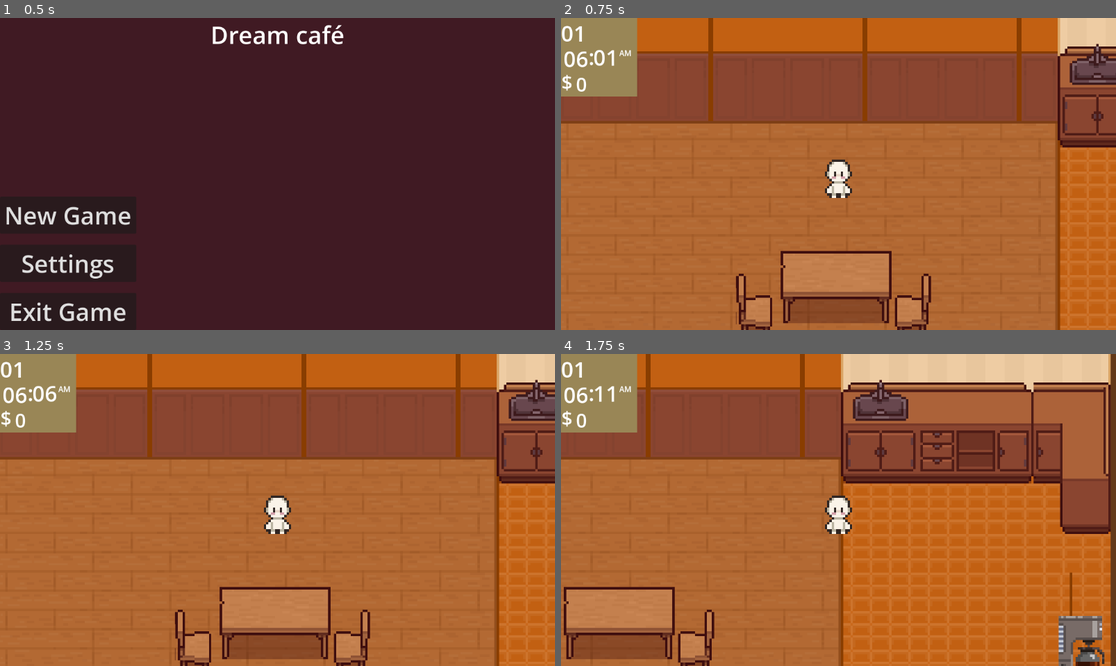
Above: before the commit, frames 1-4 (two rows, left to right).
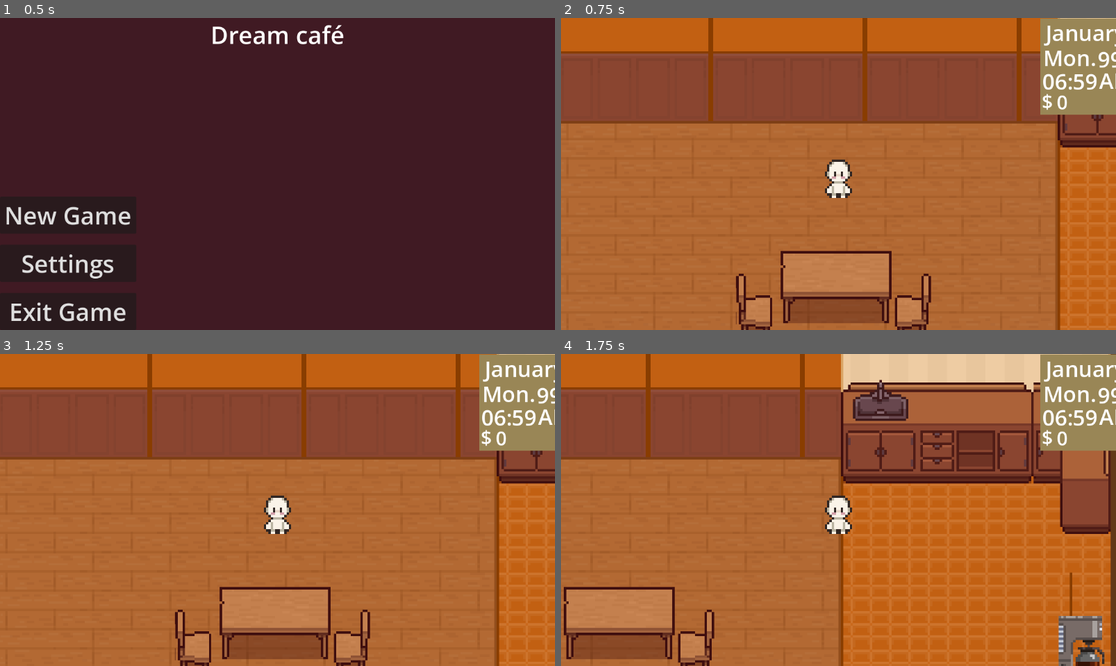
Above: after the commit, the same moments.

Repository: Jose-Prince/UVG-Tesis-Game
Game: Godot game, scene res://Scenes/title_screen.tscn
Same seed, same stepped clock (60 frames per second), same inputs: the game is played once before the commit and once after it.
Inputs (mouse positions are in pixels of both pictures, inside the frame that each line leads up to):
- Up to frame 1 (0.5 s): no input
- Up to frame 2 (0.75 s): click "New Game" at 0.5 s
- Up to frame 3 (1.25 s): no input
- Up to frame 4 (1.75 s): move the mouse to (960, 494) at 1.27 s; hold D (right) from 1.28 s (still down); click (960, 494) at 1.35 s

Frame 1 is identical in both runs. In frame 2, 7.7% of the frame differs, in the area x 0-100%, y 0-31%; in frame 3, 7.7%; in frame 4, 7.7%.
Error after the commit: Invalid type in function 'update_label' in base 'Control (time_ui.gd)'. Cannot convert argument 1 from Array to Object. (res://Scripts/time_ui.gd:20)

Commit message:
style: better style to calendar

Diff:
--- a/Prefabs/time_ui.tscn
+++ b/Prefabs/time_ui.tscn
@@ -11,8 +11,8 @@
 
 [node name="ColorRect" type="ColorRect" parent="." unique_id=1403686951]
 layout_mode = 0
-offset_right = 158.0
-offset_bottom = 163.0
+offset_right = 203.0
+offset_bottom = 200.0
 color = Color(0.6000479, 0.5266413, 0.33887574, 1)
 
 [node name="DayControl" type="Control" parent="." unique_id=55647673]
@@ -22,10 +22,21 @@
 
 [node name="days" type="Label" parent="DayControl" unique_id=1726738949]
 layout_mode = 0
-offset_right = 40.0
-offset_bottom = 23.0
+offset_left = 119.0
+offset_top = 53.0
+offset_right = 196.0
+offset_bottom = 116.0
 theme_override_font_sizes/font_size = 45
 text = "999"
+
+[node name="dayName" type="Label" parent="DayControl" unique_id=1714055837]
+layout_mode = 0
+offset_left = 6.0
+offset_top = 50.0
+offset_right = 104.0
+offset_bottom = 113.0
+theme_override_font_sizes/font_size = 45
+text = "Mon."
 
 [node name="ClockControl" type="Control" parent="." unique_id=2073117546]
 anchors_preset = 0
@@ -34,37 +45,39 @@
 
 [node name="hours" type="Label" parent="ClockControl" unique_id=1567953488]
 layout_mode = 0
-offset_left = 5.0
-offset_top = 53.0
-offset_right = 56.0
-offset_bottom = 124.0
+offset_left = 4.0
+offset_top = 99.0
+offset_right = 55.0
+offset_bottom = 170.0
 theme_override_font_sizes/font_size = 45
-text = "6"
+text = "06"
 
 [node name="space" type="Label" parent="ClockControl" unique_id=159799248]
 layout_mode = 0
-offset_left = 57.0
-offset_top = 49.0
-offset_right = 97.0
-offset_bottom = 112.0
+offset_left = 56.0
+offset_top = 99.0
+offset_right = 96.0
+offset_bottom = 162.0
 theme_override_font_sizes/font_size = 45
 text = ":"
 
 [node name="minutes" type="Label" parent="ClockControl" unique_id=1498722604]
 layout_mode = 0
 offset_left = 67.0
-offset_top = 50.0
+offset_top = 99.0
 offset_right = 118.0
-offset_bottom = 113.0
+offset_bottom = 162.0
 theme_override_font_sizes/font_size = 45
 text = "59"
 
 [node name="period" type="Label" parent="ClockControl" unique_id=1871939184]
 layout_mode = 0
-offset_left = 121.0
-offset_top = 61.0
-offset_right = 183.0
-offset_bottom = 104.0
+offset_left = 122.0
+offset_top = 97.0
+offset_right = 193.0
+offset_bottom = 160.0
+theme_override_font_sizes/font_size = 45
+text = "AM"
 
 [node name="MoneyControl" type="Control" parent="." unique_id=1196268575]
 anchors_preset = 0
@@ -73,18 +86,32 @@
 
 [node name="MoneySign" type="Label" parent="MoneyControl" unique_id=1068901594]
 layout_mode = 0
-offset_left = 1.0
-offset_top = 105.0
-offset_right = 34.0
-offset_bottom = 160.0
+offset_left = 3.0
+offset_top = 144.0
+offset_right = 36.0
+offset_bottom = 199.0
 theme_override_font_sizes/font_size = 40
 text = "$ "
 
 [node name="MoneyCount" type="Label" parent="MoneyControl" unique_id=2122489974]
 layout_mode = 0
-offset_left = 31.0
-offset_top = 110.0
-offset_right = 153.0
-offset_bottom = 165.0
+offset_left = 34.0
+offset_top = 146.0
+offset_right = 201.0
+offset_bottom = 201.0
 theme_override_font_sizes/font_size = 40
 text = "0"
+
+[node name="MonthControl" type="Control" parent="." unique_id=67897770]
+anchors_preset = 0
+offset_right = 40.0
+offset_bottom = 40.0
+
+[node name="Month" type="Label" parent="MonthControl" unique_id=322095619]
+layout_mode = 0
+offset_left = 11.0
+offset_top = -2.0
+offset_right = 209.0
+offset_bottom = 61.0
+theme_override_font_sizes/font_size = 45
+text = "January"
--- a/Scenes/café_place.tscn
+++ b/Scenes/café_place.tscn
@@ -739,6 +739,10 @@
 [node name="CanvasLayer" type="CanvasLayer" parent="." unique_id=465547366]
 
 [node name="TimeGui" parent="CanvasLayer" unique_id=2113710388 instance=ExtResource("3_eqbnc")]
+offset_left = 995.0
+offset_top = 1.0
+offset_right = 995.0
+offset_bottom = 1.0
 script = ExtResource("4_a4k3g")
 
 [node name="Player" parent="." unique_id=1461023337 instance=ExtResource("5_npy7o")]
--- a/Scripts/time_ui.gd
+++ b/Scripts/time_ui.gd
@@ -1,12 +1,16 @@
 extends Control
 
+var months = ["January", "February", "March", "April", "May", "June", "July", "August", "September", "October", "November", "Decemmber"]
+var days = ["Mon.", "Tue.", "Wed.", "Thu.", "Fri.", "Sat.", "Sun."]
 var money: int = 0
 
-@onready var days: Label = $DayControl/days
+@onready var day: Label = $DayControl/days
 @onready var hours: Label = $ClockControl/hours
 @onready var minutes: Label = $ClockControl/minutes
 @onready var money_count: Label = $MoneyControl/MoneyCount
 @onready var periodLabel: Label = $ClockControl/period
+@onready var day_name: Label = $DayControl/dayName
+@onready var month: Label = $MonthControl/Month
 
 func add_point():
 	money += 1
